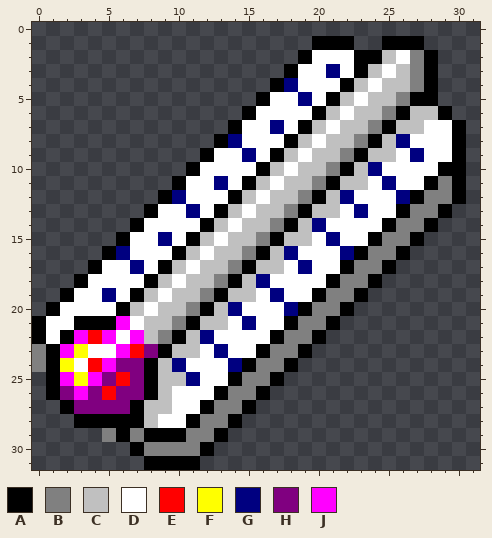
One commit to this pixel-art sprite: Delivery/newdocs/images/eiffelstudio/icons/icon_degree-3.gif. The first picture shows the starting point.
The file is 32x32 pixels.
Palette (. is transparent): A #000000  B #808080  C #c0c0c0  D #ffffff  E #ff0000  F #ffff00  G #000080  H #800080  J #ff00ff
Pixels before, first column x 0:
 1 ....................AAA..AAA...
 2 ...................ADDDAACDBA..
 3 ..................ADDGDACDCBA..
 4 .................AGDDDACDCCBA..
 5 ................ADDGDACDCCBAA..
 6 ...............ADDDDACDCCBACCA.
 7 ..............ADDGDACDCCBACCDDA
 8 .............AGDDDACDCCBACGDDDA
 9 ............ADDGDACDCCBACCDGDDA
10 ...........ADDDDACDCCBACGDDDDAA
11 ..........ADDGDACDCCBACCDGDDABA
12 .........AGDDDACDCCBACGDDDGABBA
13 ........ADDGDACDCCBACCDGDDABBA.
14 .......ADDDDACDCCBACGDDDDABBA..
15 ......ADDGDACDCCBACCDGDDABBA...
16 .....AGDDDACDCCBACGDDDGABBA....
17 ....ADDGDACDCCBACCDGDDABBA.....
18 ...ADDDDACDCCBACGDDDDABBA......
19 ..ADDGDACDCCBACCDGDDABBA.......
20 .ADDDDACDCCBACGDDDGABBA........
21 ADDAAAJDCCBACCDGDDABBA.........
22 ADAJEJDJCBACGDDDDABBA..........
23 BAJFDDJEHACCDGDDABBA...........
24 BAFDEJHHACGDDDGABBA............
25 .AJFJHEHACCGDDABBA.............
26 .AHJHEHHACDDDABBA..............
27 ..AHHHHACCDDABBA...............
28 ...AAAAACDDABBA................
29 .....BABAAABBA.................
30 .......ABBBBA..................
31 ........AAAA...................
And afterwards:
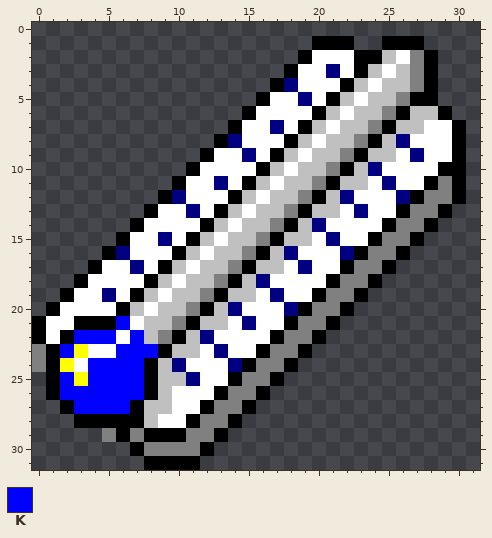
Colours new in this view: K #0000ff
From old to new:
Changed rows in their new state; - is an unchanged pixel.
first column x 2:
21 ----K--
22 -KKK-K-
23 K---KKK
24 --KKKK-
25 K-KKKK-
26 KKKKKK-
27 -KKKK--
